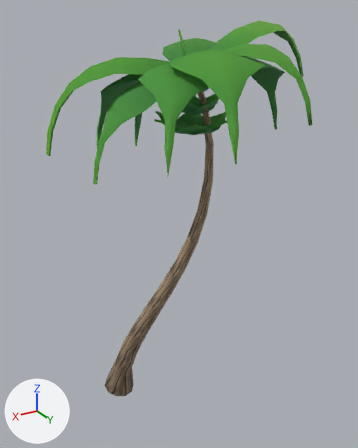
Renders of the glTF model assets/trees/palm_v2/palm_v2.glb from each side of a commit.
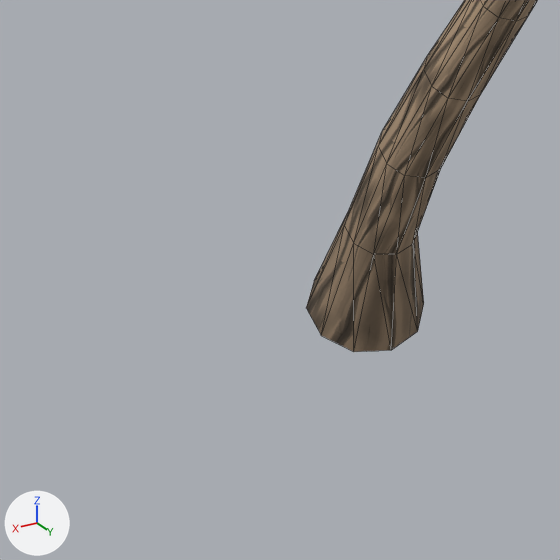
Each version appears first whole from a camera (50 mm lens) standing at (4.52, 11.02, 10.29) and looking at (-1.32, 1.28, 5.42), and next in a close-up on the part from 8% to 47% of the width and 69% to 100% of the height. Lighting does not change. The marker at lower left points along +X, +Y and +Z. The last two pictures show the newer version. The close-ups show mesh edges as thin lines. Objects named as collision shapes, trigger or cutter boxes, shadow casters or lower levels of detail are left out. Where no turn or scale is listed for an object, it has been applied to the vertices. Vertices at exactly the same position are counted once.

Script lines for the objects in view, before the commit:
```python
me_bark_lod0 = bpy.data.meshes.new('bark_LOD0')
me_bark_lod0.from_pydata(...)  # 132 vertices, 250 faces; spans x -1.69..0.41, y -0.43..2.24, z -0.1..9.22
me_bark_lod0.materials.append(mat_bark)
ob_palm_v2_trunk_lod0 = bpy.data.objects.new('palm_v2_trunk_LOD0', me_bark_lod0)
ob_palm_v2_trunk_lod0.location = (0.0, 0.0, 0.0)
```
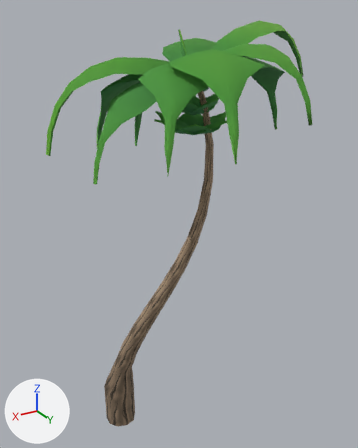
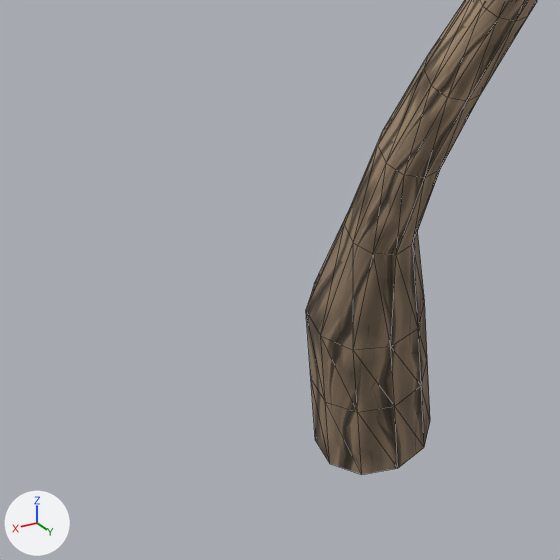
Where the change shows, as pixel boxes [x1, y1, x2, y2] in the close-ups (560 x 560 px):
'palm_v2_trunk_LOD0', reshaped
    before: [306, 0, 538, 352]
    after: [306, 0, 538, 474]
part 1 of me_bark_lod0, built on
    before: [306, 211, 424, 352]
    after: [306, 211, 430, 474]
part 2 of me_bark_lod0, surface changed
    both: [345, 0, 504, 242]

What changed in the scene script:
```text
Change me_bark_lod0:
    used by ob_palm_v2_trunk_lod0; location = (0.0, 0.0, 0.0)
    remove me_bark_lod0.from_pydata(...)  # 132 vertices, 250 faces; spans x -1.69..0.41, y -0.43..2.24, z -0.1..9.22
    add me_bark_lod0.from_pydata(...)  # 153 vertices, 290 faces; spans x -1.69..0.42, y -0.44..2.24, z -1.2..9.22
    me_bark_lod0 part 1
    11 vertices are removed from x -0.41..0.41, y -0.43..0.43, z -0.1..0.1
    20 faces are deleted
    21 vertices are added at x -0.42..0.42, y -0.44..0.44, z -1.2..0.06
    11 new vertices lie (0.0, 0.0, 0.6) away from vertices in x -0.42..0.42, y -0.44..0.44, z -1.2
    60 new faces join them
    me_bark_lod0 part 2: 230 kept faces spanning x -1.69..0.16, y -0.11..2.24, z 0.72..9.22 get new texture (UV) coordinates
```
